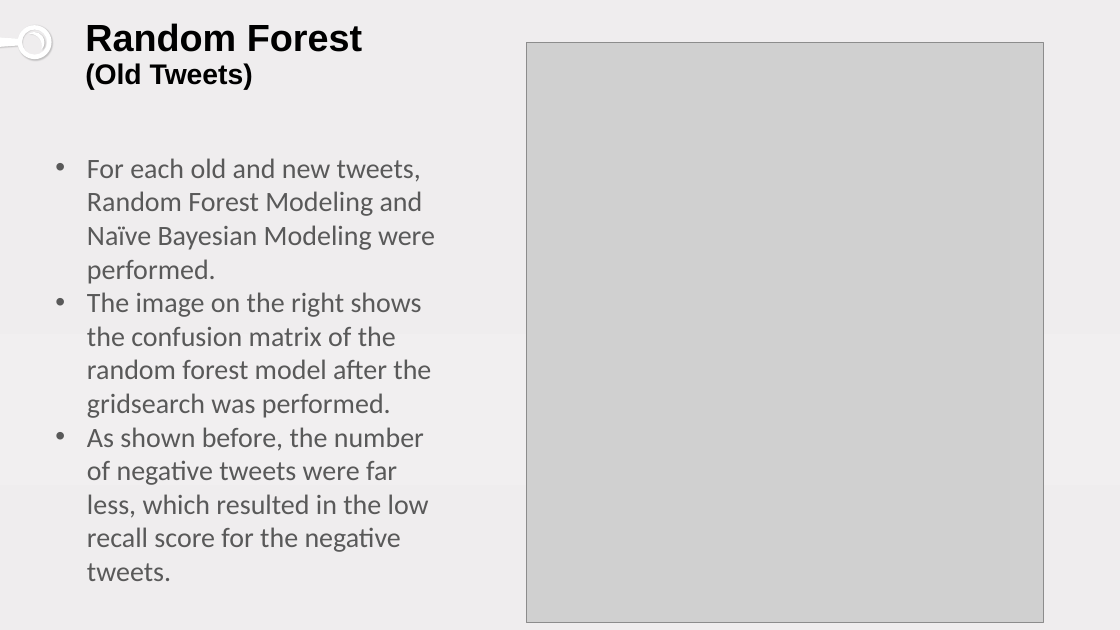
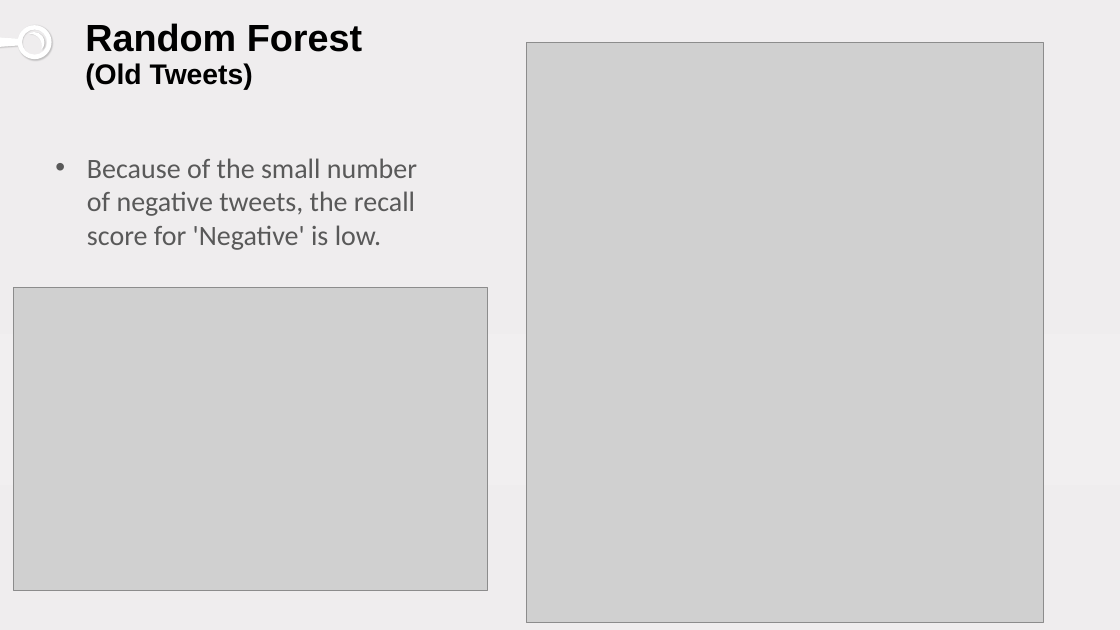
Before and after one commit to samlimish/Project5, a slide deck: slide 5 of twitter.pptx. Drawn at 1120x630 pixels with LibreOffice and Linux fonts; fonts in the diff are those of the drawing; grey boxes stand for pictures. Boxes give left, top, right and bottom in pixels: in the first picture for what was removed or moved away, otherwise in the second. Text is boxed around its words. In the diff, an @@ line names an element or a change of style, - is before the commit and + after.

Commit message:
final update. new images of graphs were added and some were deleted. some of the csvs created were also deleted as they were not necessary. my_app.py was updated to have no option for selecting the actual sentiment.

```diff
--- a/twitter.pptx
+++ b/twitter.pptx
@@ text at [87, 158, 417, 250]: text changed @@
-• For each old and new tweets, Random Forest Modeling and Naïve Bayesian Modeling were performed.
-• The image on the right shows the confusion matrix of the random forest model after the gridsearch was performed.
-• As shown before, the number of negative tweets were far less, which resulted in the low recall score for the negative tweets.
+• Because of the small number of negative tweets, the recall score for 'Negative' is low.
@@ picture added at [13, 287, 486, 591] @@
```
Also in this commit, not shown: 8 other slides changed, 4 slides added, 1 slide removed, 50 other files.
